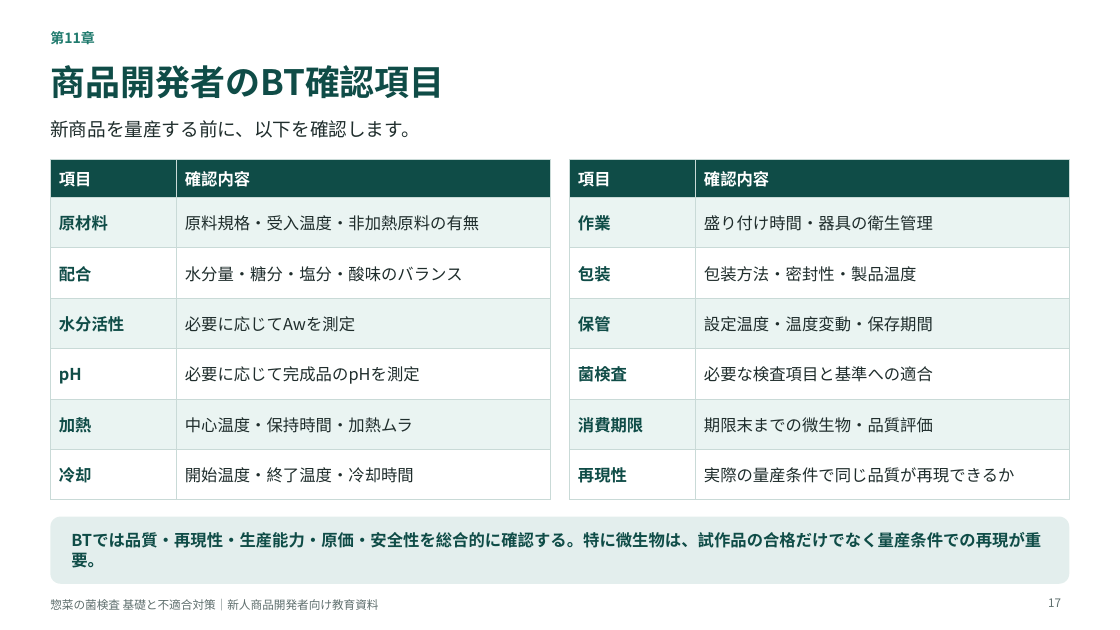
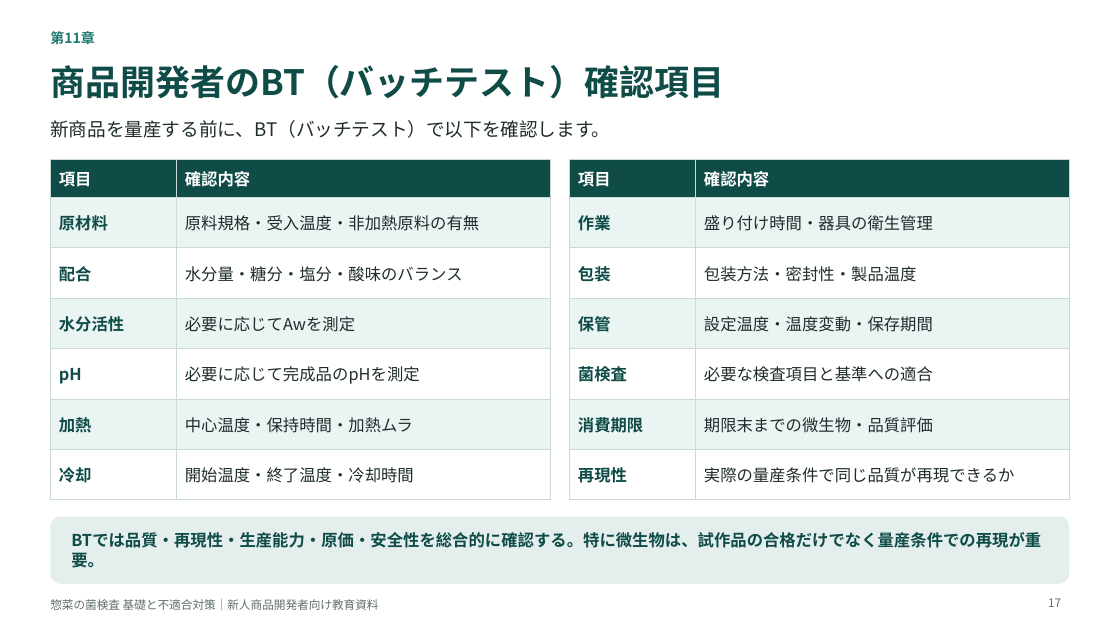
Before and after one commit to tanakashuhei-dotcom/shuhei0208, a slide deck: slide 17 of 菌検査教育資料.pptx. Drawn at 1120x630 pixels with LibreOffice and Linux fonts; fonts in the diff are those of the drawing. Boxes give left, top, right and bottom in pixels: in the first picture for what was removed or moved away, otherwise in the second. Text is boxed around its words. In the diff, an @@ line names an element or a change of style, - is before the commit and + after.

```diff
--- a/菌検査教育資料.pptx
+++ b/菌検査教育資料.pptx
@@ title at [50, 65, 724, 99]: text changed @@
-商品開発者のBT確認項目
+商品開発者のBT（バッチテスト）確認項目
@@ text at [50, 120, 610, 138]: text changed @@
-新商品を量産する前に、以下を確認します。
+新商品を量産する前に、BT（バッチテスト）で以下を確認します。
```
Also in this commit, not shown: 1 other slide changed.
